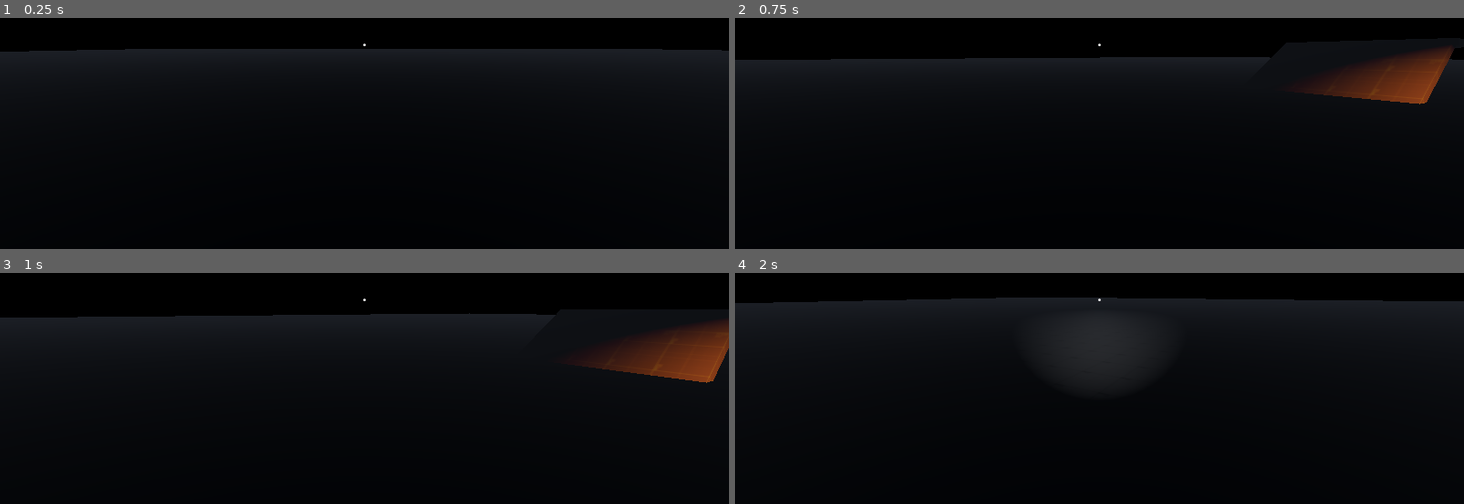
Above: before the commit, frames 1-4 (two rows, left to right).
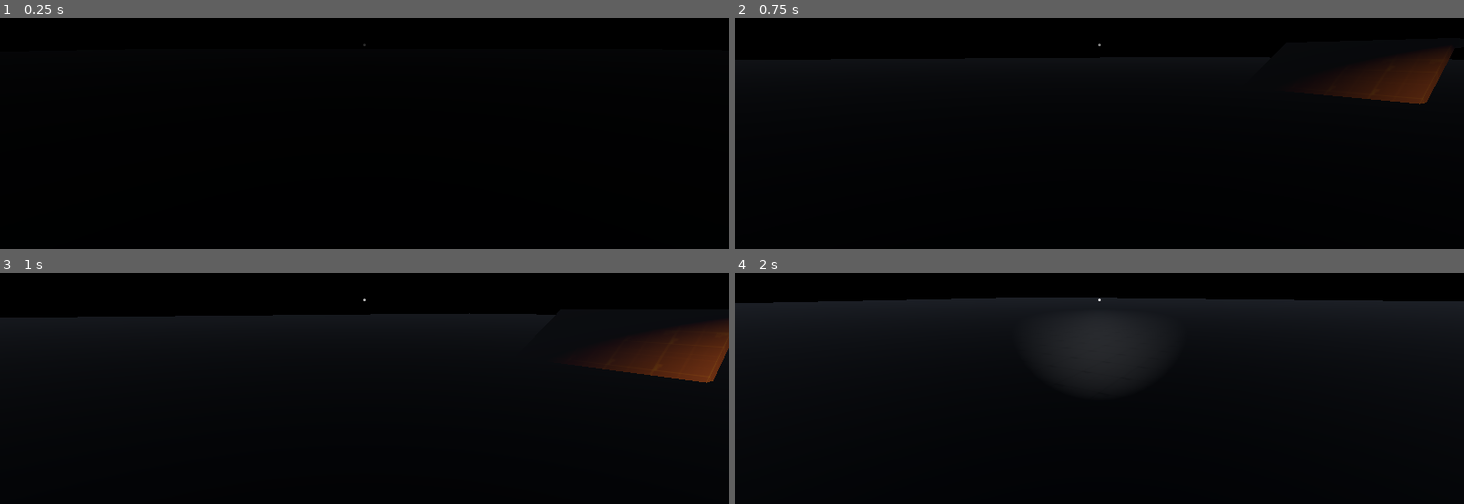
Above: after the commit, the same moments.

Repository: GabeeTheFinch/The-Airport
Game: Godot game, scene res://Maps/map_player_testing.tscn
The game is run twice, just before and just after one commit, with the same random seed, the same clock (stepped at 60 frames per second) and the same inputs.
Inputs (mouse positions are in pixels of both pictures, inside the frame that each line leads up to):
- Up to frame 1 (0.25 s): no input
- Up to frame 2 (0.75 s): tap Enter at 0.5 s; move the mouse to (1135, 43) at 0.52 s; hold W (Move_Forward) from 0.53 s (still down); hold Ctrl (Action_Crouch) from 0.53 s (still down)
- Up to frame 3 (1 s): keep holding W (Move_Forward); keep holding Ctrl (Action_Crouch); tap Space (Action_Jump) at 0.77 s
- Up to frame 4 (2 s): keep holding W (Move_Forward); move the mouse to (1063, 300) at 1.27 s; release Ctrl (Action_Crouch) at 1.28 s; tap F (Action_Flashlight) at 1.35 s; tap Space (Action_Jump) at 1.52 s

The runs differ from the first frame. In frame 1, 5.5% of the frame differs, in the area x 0-100%, y 11-22%; in frame 2, 2.1%; in frame 3, 0.6%; in frame 4, nothing differs.

Commit message:
Added a fading screen, Play button now works
Calling the Fade_in() function will emit a signal once the screen is entirely black
You can listen to the signal to know when to transition to a new scene or whatever
Thinking about it I can see some possible future issues but rn it's good

Diff:
--- /dev/null
+++ b/Interface/Transitionning/transition_screen.gd
@@ -0,0 +1,16 @@
+extends CanvasLayer
+
+signal Transition
+
+func Fade_in(speed: float):
+	$AnimationPlayer.speed_scale = speed
+	$AnimationPlayer.play("Fade_in")
+
+func Fade_out(speed: float):
+	$AnimationPlayer.speed_scale = speed
+	$AnimationPlayer.play("Fade_out")
+
+func _on_animation_player_animation_finished(anim_name):
+	if anim_name == "Fade_in":
+		emit_signal("Transition")
+		$AnimationPlayer.play("Fade_out")
--- /dev/null
+++ b/Interface/Transitionning/transition_screen.tscn
@@ -0,0 +1,74 @@
+[gd_scene load_steps=6 format=3 uid="uid://cekcgwtk2c1dj"]
+
+[ext_resource type="Script" path="res://Interface/Transitionning/transition_screen.gd" id="1_c3cyn"]
+
+[sub_resource type="Animation" id="Animation_35sqb"]
+resource_name = "Fade_out"
+tracks/0/type = "value"
+tracks/0/imported = false
+tracks/0/enabled = true
+tracks/0/path = NodePath("ColorRect:color")
+tracks/0/interp = 1
+tracks/0/loop_wrap = true
+tracks/0/keys = {
+"times": PackedFloat32Array(0, 1),
+"transitions": PackedFloat32Array(1, 1),
+"update": 0,
+"values": [Color(0, 0, 0, 1), Color(0, 0, 0, 0)]
+}
+
+[sub_resource type="Animation" id="Animation_6fewu"]
+length = 0.001
+tracks/0/type = "value"
+tracks/0/imported = false
+tracks/0/enabled = true
+tracks/0/path = NodePath("ColorRect:color")
+tracks/0/interp = 1
+tracks/0/loop_wrap = true
+tracks/0/keys = {
+"times": PackedFloat32Array(0),
+"transitions": PackedFloat32Array(1),
+"update": 0,
+"values": [Color(0, 0, 0, 0)]
+}
+
+[sub_resource type="Animation" id="Animation_fgnm5"]
+resource_name = "Fade_in"
+tracks/0/type = "value"
+tracks/0/imported = false
+tracks/0/enabled = true
+tracks/0/path = NodePath("ColorRect:color")
+tracks/0/interp = 1
+tracks/0/loop_wrap = true
+tracks/0/keys = {
+"times": PackedFloat32Array(0, 1),
+"transitions": PackedFloat32Array(1, 1),
+"update": 0,
+"values": [Color(0, 0, 0, 0), Color(0, 0, 0, 1)]
+}
+
+[sub_resource type="AnimationLibrary" id="AnimationLibrary_82lqu"]
+_data = {
+"Fade_in": SubResource("Animation_fgnm5"),
+"Fade_out": SubResource("Animation_35sqb"),
+"RESET": SubResource("Animation_6fewu")
+}
+
+[node name="Transition Screen" type="CanvasLayer"]
+script = ExtResource("1_c3cyn")
+
+[node name="ColorRect" type="ColorRect" parent="."]
+anchors_preset = 15
+anchor_right = 1.0
+anchor_bottom = 1.0
+grow_horizontal = 2
+grow_vertical = 2
+mouse_filter = 2
+color = Color(0, 0, 0, 0)
+
+[node name="AnimationPlayer" type="AnimationPlayer" parent="."]
+libraries = {
+"": SubResource("AnimationLibrary_82lqu")
+}
+
+[connection signal="animation_finished" from="AnimationPlayer" to="." method="_on_animation_player_animation_finished"]
--- a/Maps/Menu/menu.gd
+++ b/Maps/Menu/menu.gd
@@ -1,4 +1,16 @@
 extends Control
 
+@onready var PlaySound := $Play_Button
+@onready var TransitionScreen := $"Transition Screen"
+
+const Map_test = preload("res://Maps/map_player_testing.tscn")
+
 func _on_start_button_pressed():
+	TransitionScreen.Fade_in(0.5)
+	PlaySound.play()
+	#get_tree().change_scene_to_file("res://Maps/map_player_testing.tscn")
+
+
+
+func _on_transition_screen_transition():
 	get_tree().change_scene_to_file("res://Maps/map_player_testing.tscn")
--- a/Maps/map_player_testing.gd
+++ b/Maps/map_player_testing.gd
@@ -8,7 +8,7 @@
 
 func _ready():
 	Input.set_mouse_mode(Input.MOUSE_MODE_CAPTURED)
-
+	$"Transition Screen".Fade_out(0.8)
 
 func pause_game():
 	Input.set_mouse_mode(Input.MOUSE_MODE_VISIBLE)
--- a/Maps/map_player_testing.tscn
+++ b/Maps/map_player_testing.tscn
@@ -1,11 +1,12 @@
-[gd_scene load_steps=10 format=3 uid="uid://cew42ue1r4fb2"]
+[gd_scene load_steps=11 format=3 uid="uid://cew42ue1r4fb2"]
 
 [ext_resource type="Script" path="res://Maps/map_player_testing.gd" id="1_2w811"]
 [ext_resource type="PackedScene" uid="uid://h7c2nipeg7wv" path="res://Player/player.tscn" id="1_fb1a0"]
 [ext_resource type="Material" uid="uid://dd4xwrwmwhmmj" path="res://Materials/Placeholders/PlaceHolder_material_1.tres" id="2_e2wn6"]
 [ext_resource type="Material" uid="uid://b24kr425h1i46" path="res://Materials/Placeholders/PlaceHolder_material_2.tres" id="2_qhr7c"]
 [ext_resource type="PackedScene" uid="uid://dbuulp5flt325" path="res://Lights/spotlight_broken.tscn" id="4_7qvw8"]
-[ext_resource type="Texture2D" uid="uid://boawjvpufjqng" path="res://Player/Light_texture.png" id="7_h3qbo"]
+[ext_resource type="PackedScene" uid="uid://cekcgwtk2c1dj" path="res://Interface/Transitionning/transition_screen.tscn" id="7_avdpg"]
+[ext_resource type="Texture2D" uid="uid://boawjvpufjqng" path="res://Materials/lights/Light_texture.png" id="7_h3qbo"]
 
 [sub_resource type="ProceduralSkyMaterial" id="ProceduralSkyMaterial_gbb74"]
 sky_top_color = Color(0, 0.12549, 0.278431, 1)
@@ -83,7 +84,7 @@
 size = Vector3(4.4, 0.2, 4.6)
 material = ExtResource("2_e2wn6")
 
-[node name="Spotlight_Broken" parent="." instance=ExtResource("4_7qvw8")]
+[node name="Spotlight_Broken" parent="Node" instance=ExtResource("4_7qvw8")]
 light_color = Color(1, 1, 0.737255, 1)
 light_indirect_energy = 0.0
 light_volumetric_fog_energy = 0.0
@@ -94,7 +95,7 @@
 MAX_ON_TIME = 30.0
 MIN_ON_TIME = 20.0
 
-[node name="SpotLight3D" type="SpotLight3D" parent="."]
+[node name="SpotLight3D" type="SpotLight3D" parent="Node"]
 transform = Transform3D(-4.37114e-08, 0, 1, 0, 1, 0, -1, 0, -4.37114e-08, 0, 1.3, 9.2)
 light_energy = 10.0
 light_indirect_energy = 0.0
@@ -105,24 +106,26 @@
 spot_angle = 21.2134
 spot_angle_attenuation = 6.72716
 
-[node name="Hall" type="CSGCombiner3D" parent="."]
+[node name="Hall" type="CSGCombiner3D" parent="Node"]
 material_override = ExtResource("2_e2wn6")
 material_overlay = ExtResource("2_e2wn6")
 gi_mode = 0
 use_collision = true
 
-[node name="CSGBox3D" type="CSGBox3D" parent="Hall"]
+[node name="CSGBox3D" type="CSGBox3D" parent="Node/Hall"]
 transform = Transform3D(1, 0, 0, 0, 1, 0, 0, 0, 1, -24, 1.5, 11.75)
 size = Vector3(1, 3, 24.5)
 
-[node name="CSGBox3D2" type="CSGBox3D" parent="Hall"]
+[node name="CSGBox3D2" type="CSGBox3D" parent="Node/Hall"]
 transform = Transform3D(1, 0, 0, 0, 1, 0, 0, 0, 1, -21.3, 1.5, 11.75)
 size = Vector3(1, 3, 24.5)
 
-[node name="CSGBox3D4" type="CSGBox3D" parent="Hall"]
+[node name="CSGBox3D4" type="CSGBox3D" parent="Node/Hall"]
 transform = Transform3D(1, 0, 0, 0, 1, 0, 0, 0, 1, -22.65, 3.3, 11.75)
 size = Vector3(3.7, 0.6, 24.5)
 
-[node name="CSGBox3D3" type="CSGBox3D" parent="Hall"]
+[node name="CSGBox3D3" type="CSGBox3D" parent="Node/Hall"]
 transform = Transform3D(1, 0, 0, 0, 1, 0, 0, 0, 1, -22.65, 1.5, 23.45)
 size = Vector3(1.7, 3, 1.1)
+
+[node name="Transition Screen" parent="." instance=ExtResource("7_avdpg")]
--- a/Maps/menu.tscn
+++ b/Maps/menu.tscn
@@ -1,7 +1,9 @@
-[gd_scene load_steps=6 format=3 uid="uid://c0owj6656go6y"]
+[gd_scene load_steps=8 format=3 uid="uid://c0owj6656go6y"]
 
 [ext_resource type="Script" path="res://Maps/Menu/menu.gd" id="1_w1pc7"]
-[ext_resource type="AudioStream" uid="uid://couc7t3i338ev" path="res://Maps/Menu/Audio/ambiance_test.L.wav" id="2_a25rs"]
+[ext_resource type="AudioStream" uid="uid://couc7t3i338ev" path="res://Audio/ambiance_test.L.wav" id="2_a25rs"]
+[ext_resource type="AudioStream" uid="uid://bl3vitp710heu" path="res://Audio/ButtonActivationTest.WAV" id="3_bgjvm"]
+[ext_resource type="PackedScene" uid="uid://cekcgwtk2c1dj" path="res://Interface/Transitionning/transition_screen.tscn" id="4_1b7ts"]
 
 [sub_resource type="ProceduralSkyMaterial" id="ProceduralSkyMaterial_kihgh"]
 sky_top_color = Color(0.243137, 0.407843, 0.866667, 1)
@@ -67,8 +69,14 @@
 
 [node name="Camera3D" type="Camera3D" parent="."]
 
-[node name="AudioStreamPlayer" type="AudioStreamPlayer" parent="."]
+[node name="Music_Menu" type="AudioStreamPlayer" parent="."]
 stream = ExtResource("2_a25rs")
 autoplay = true
 
+[node name="Play_Button" type="AudioStreamPlayer" parent="."]
+stream = ExtResource("3_bgjvm")
+
+[node name="Transition Screen" parent="." instance=ExtResource("4_1b7ts")]
+
 [connection signal="pressed" from="HBoxContainer/StartButton" to="." method="_on_start_button_pressed"]
+[connection signal="Transition" from="Transition Screen" to="." method="_on_transition_screen_transition"]
--- a/Player/player.tscn
+++ b/Player/player.tscn
@@ -2,7 +2,7 @@
 
 [ext_resource type="Script" path="res://Player/player.gd" id="1_7ut02"]
 [ext_resource type="AudioStream" uid="uid://b6yejxl8xlko5" path="res://Player/audio/FlashLightSound.WAV" id="2_0d2dr"]
-[ext_resource type="Texture2D" uid="uid://boawjvpufjqng" path="res://Player/Light_texture.png" id="2_65jfx"]
+[ext_resource type="Texture2D" uid="uid://boawjvpufjqng" path="res://Materials/lights/Light_texture.png" id="2_65jfx"]
 [ext_resource type="Texture2D" uid="uid://byj5ah5ocfno1" path="res://Player/Crosshair/crosshair001.png" id="2_k010m"]
 
 [sub_resource type="CapsuleMesh" id="CapsuleMesh_26458"]
Not shown, added: Audio/ButtonActivationTest.WAV.import
Not shown, changed: Audio/ambiance_test.L.wav.import
Renamed: Player/Light_texture.png -> Materials/lights/Light_texture.png
Not shown, changed: Materials/lights/Light_texture.png.import
Not shown, added: Audio/ButtonActivationTest.WAV
Not shown, added: Audio/ambiance_test.L.wav
